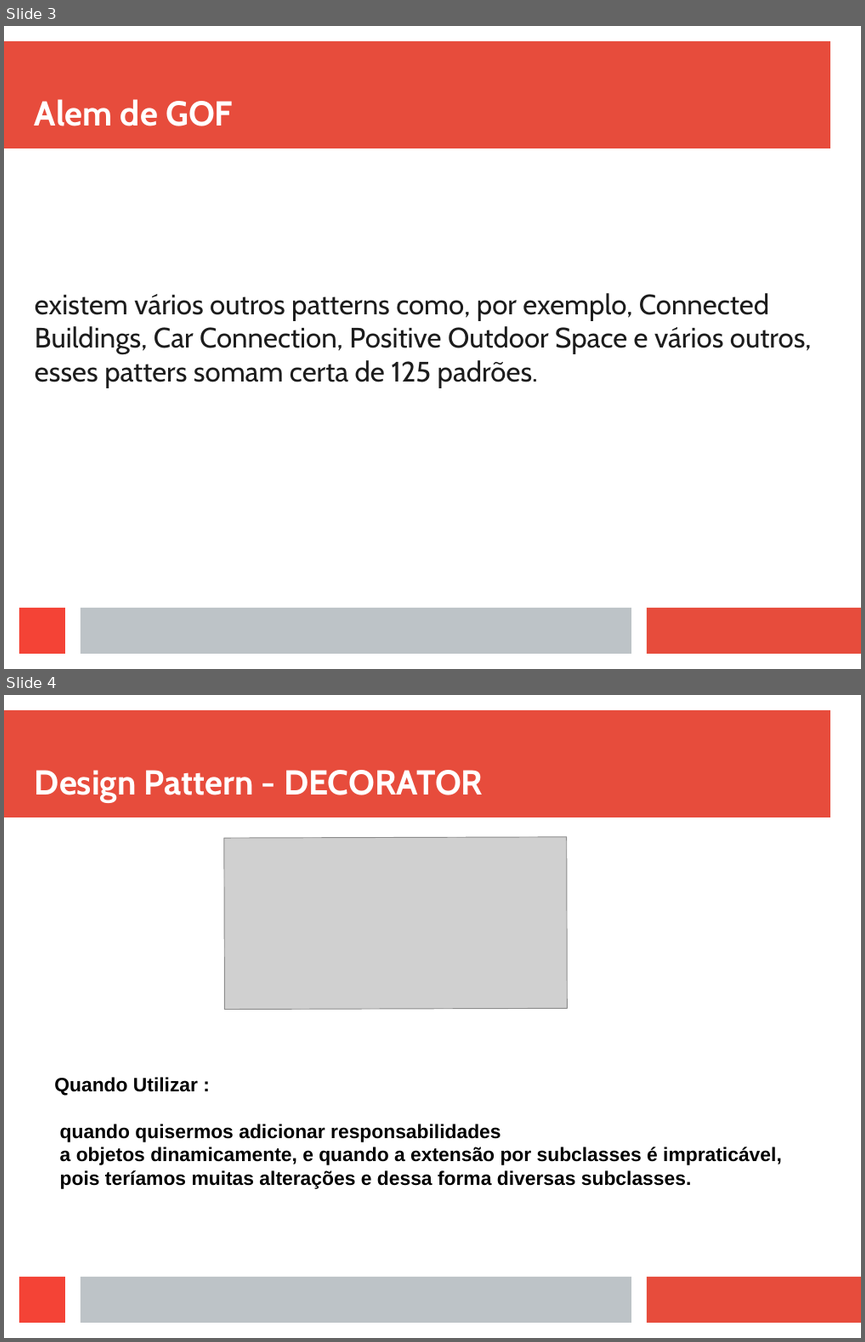
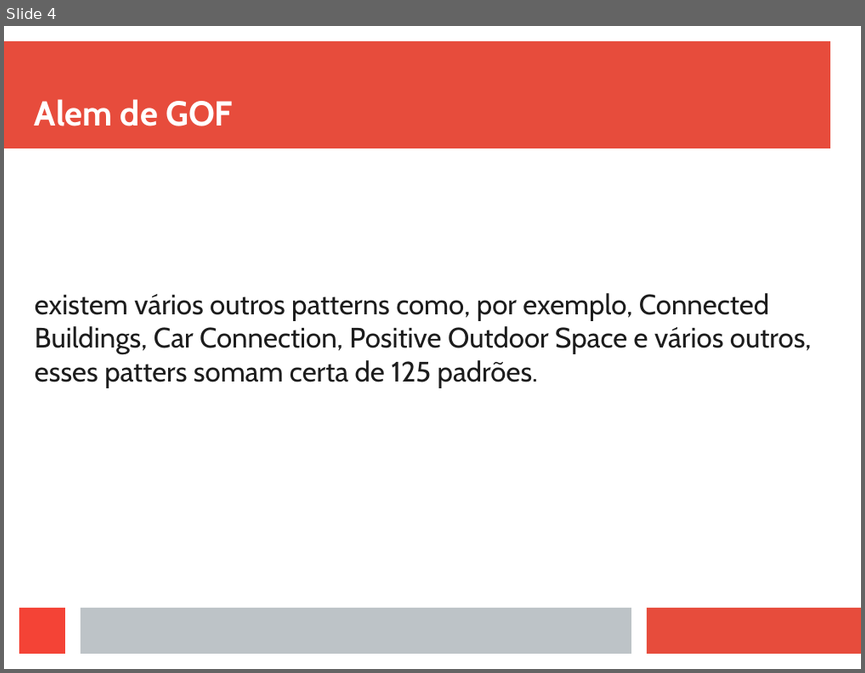
Before and after one commit to viniciusFortti/test, a slide deck: Apresentação/ApresentaçãoTerceiraSemana.odp. Shown one above the other, each under a label of ours: slides 3 and 4 before the commit, slide 4 after it. The pictures are 865x1342 and 865x673 pixels, drawn with LibreOffice and Linux fonts; fonts in the diff are those of the drawing; grey boxes stand for pictures. Boxes give left, top, right and bottom in pixels: in the first picture for what was removed or moved away, otherwise in the second. Text is boxed around its words. In the diff, an @@ line names an element or a change of style, - is before the commit and + after.

```diff
--- a/Apresentação/ApresentaçãoTerceiraSemana.odp
+++ b/Apresentação/ApresentaçãoTerceiraSemana.odp
@@ slide 4 removed at (4, 695, 861, 1338), background #FFFFFF; not listed: 4 template elements that a slide beside it also shows @@
@@ title removed at (35, 770, 483, 803) @@
-Design Pattern - DECORATOR
@@ picture removed at (224, 837, 568, 1009) @@
@@ text removed at (54, 1077, 782, 1189) @@
-Quando Utilizar :
-quando quisermos adicionar responsabilidades
-a objetos dinamicamente, e quando a extensão por subclasses é impraticável,
-pois teríamos muitas alterações e dessa forma diversas subclasses.
@@ what was slide 3 is now slide 4 @@
```
Also in this commit, not shown: 2 slides changed, 11 slides added, 1 other slide removed, 17 other files.
